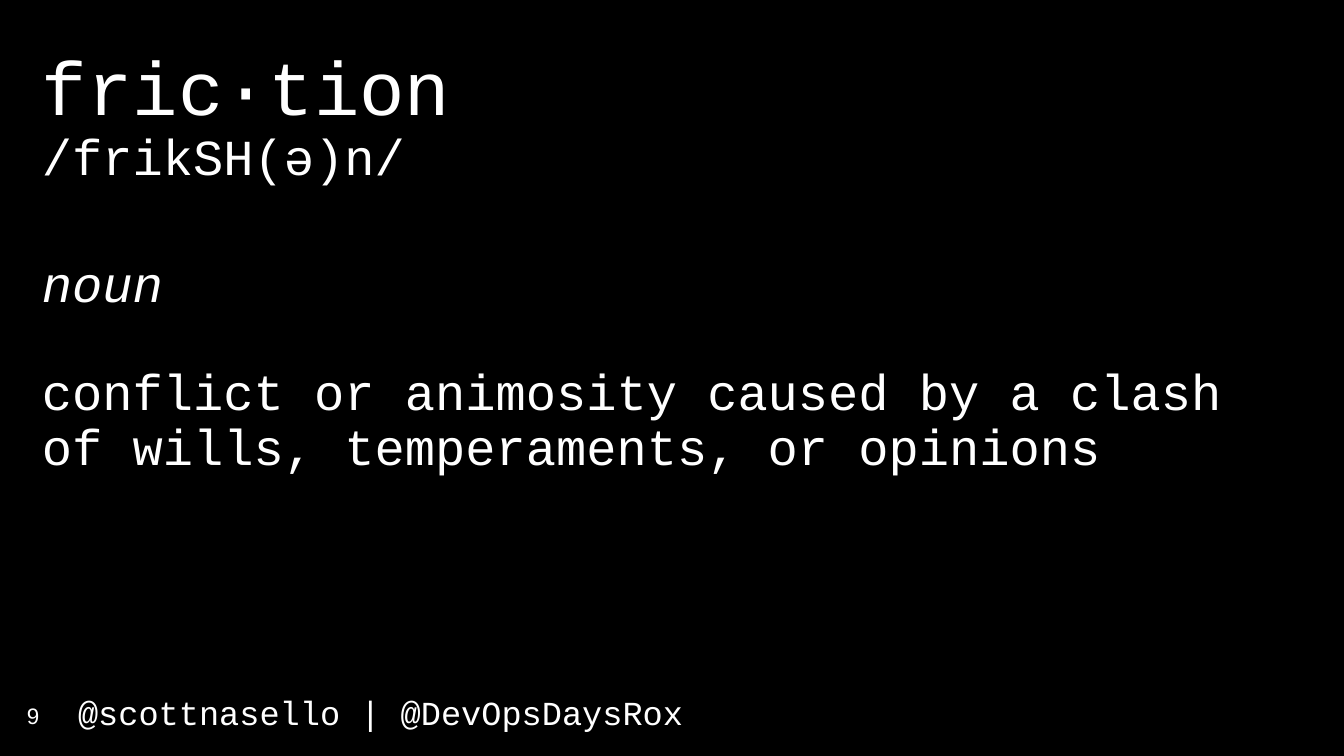
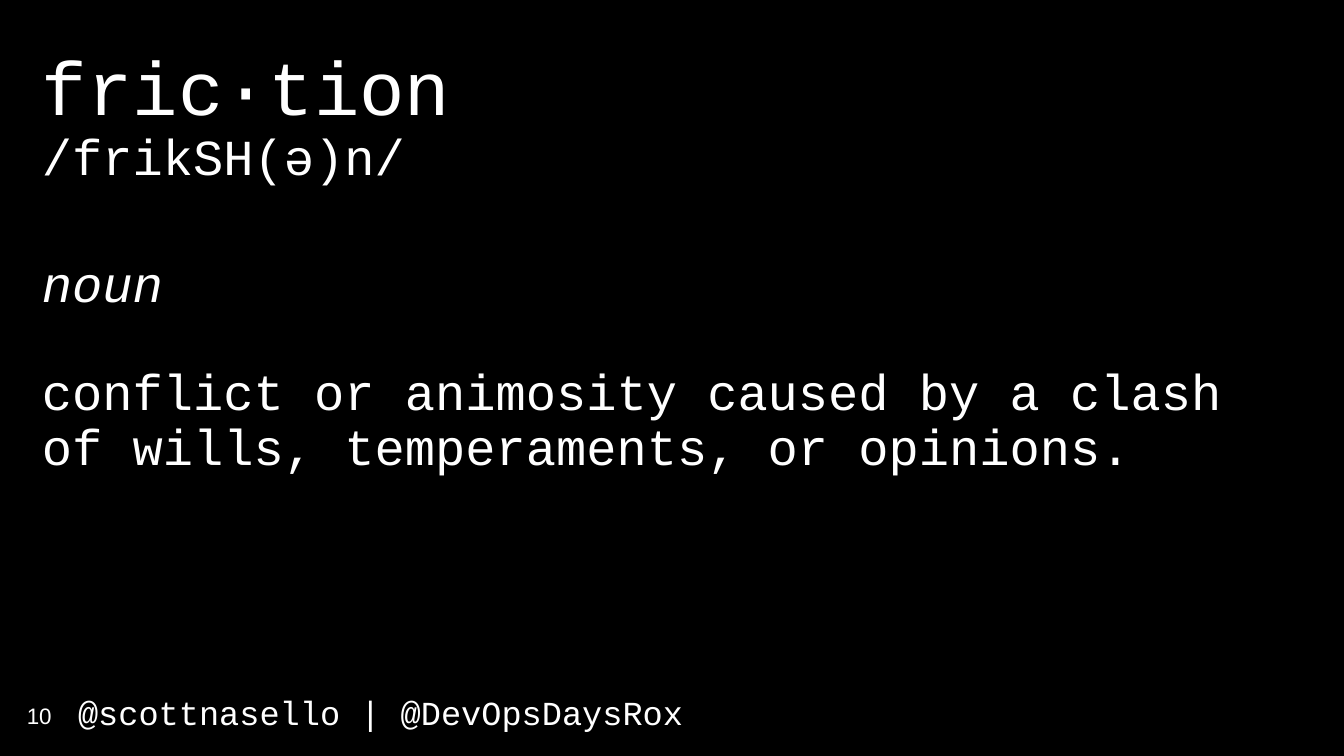
Before and after one commit to scottnasello/talks, a slide deck: slide 10 of 2017-04-10 Denver DevOpsDays/DevOpsDays Denver.pptx (slide 9 before the commit). Drawn at 1344x756 pixels with LibreOffice and Linux fonts; fonts in the diff are those of the drawing. Boxes give left, top, right and bottom in pixels: in the first picture for what was removed or moved away, otherwise in the second. Text is boxed around its words. In the diff, an @@ line names an element or a change of style, - is before the commit and + after.

```diff
--- a/2017-04-10 Denver DevOpsDays/DevOpsDays Denver.pptx
+++ b/2017-04-10 Denver DevOpsDays/DevOpsDays Denver.pptx
@@ title at [42,60,1221,476]: text changed @@
-fric·tion
-/frikSH(ə)n/
-noun
-conflict or animosity caused by a clash of wills, temperaments, or opinions
+fric·tion
+/frikSH(ə)n/
+noun
+conflict or animosity caused by a clash of wills, temperaments, or opinions.
@@ page number at [27,708,52,725]: text changed @@
-9
+10
```
Also in this commit, not shown: 4 other slides changed, 1 slide added, 1 slide removed.
